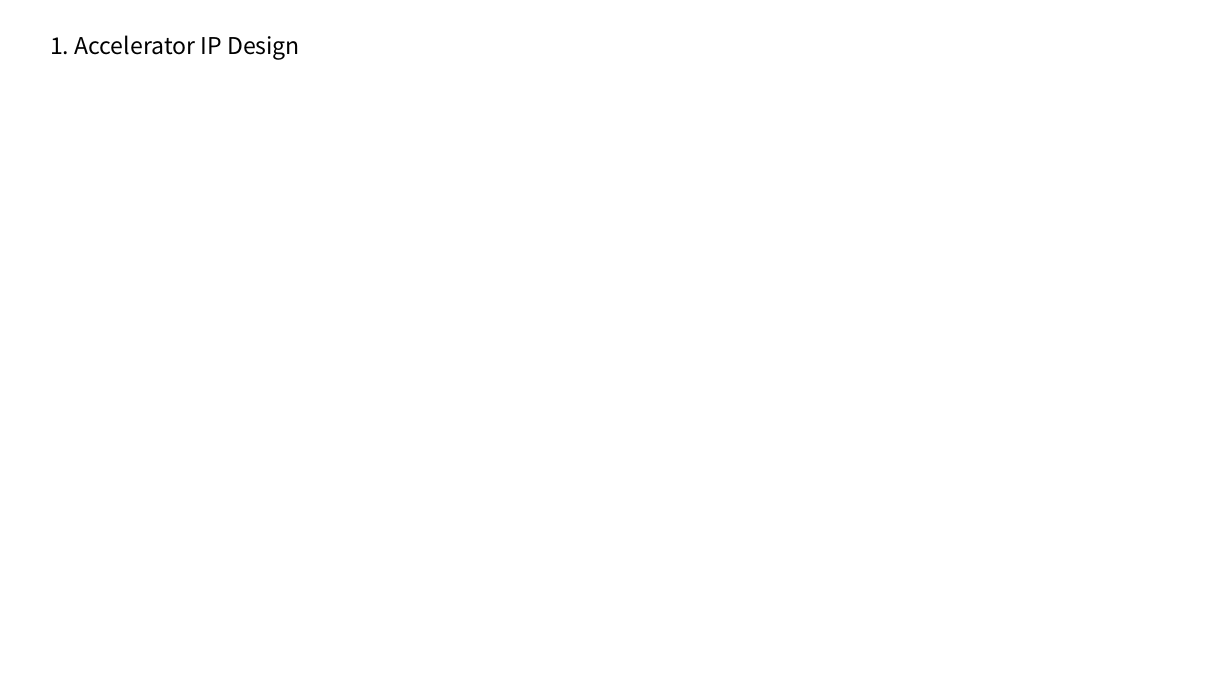
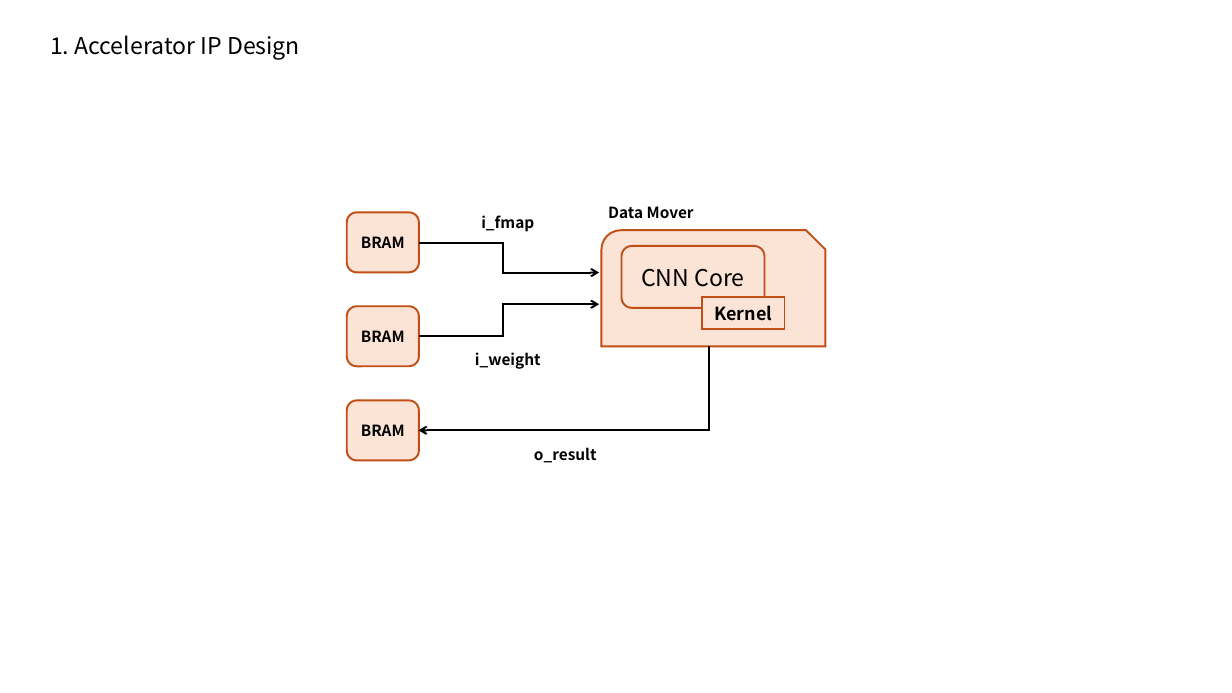
Before and after one commit to lecong4503/AI_Accelerator, a slide deck: slide 3 of docs/Structure.pptx. Drawn at 1232x693 pixels with LibreOffice and Linux fonts; fonts in the diff are those of the drawing. Boxes give left, top, right and bottom in pixels: in the first picture for what was removed or moved away, otherwise in the second. Text is boxed around its words. In the diff, an @@ line names an element or a change of style, - is before the commit and + after.

Commit message:
data_mover 수정중 - line buf 구현해야함

```diff
--- a/docs/Structure.pptx
+++ b/docs/Structure.pptx
@@ group added at bbox=[347, 206, 825, 463]: 4 rounded rectangles, 4 texts, 3 freeform shapes, 1 snip round rect, 1 rectangle @@
+BRAM
+CNN Core
+Kernel
+Data Mover
+BRAM
+BRAM
+i_fmap
+i_weight
+o_result
```
Also in this commit, not shown: 3 slides added, 11 other files.
